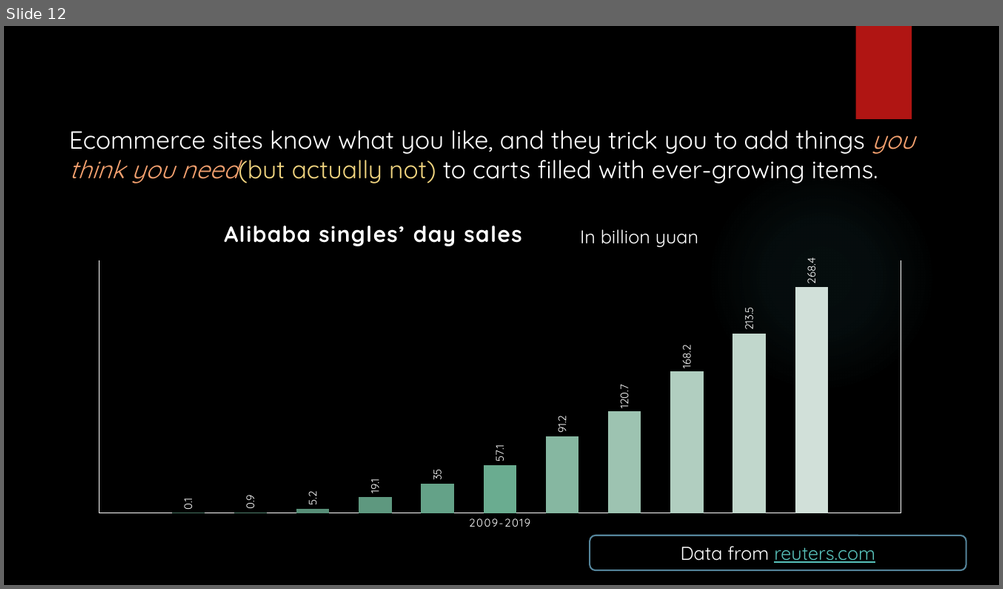
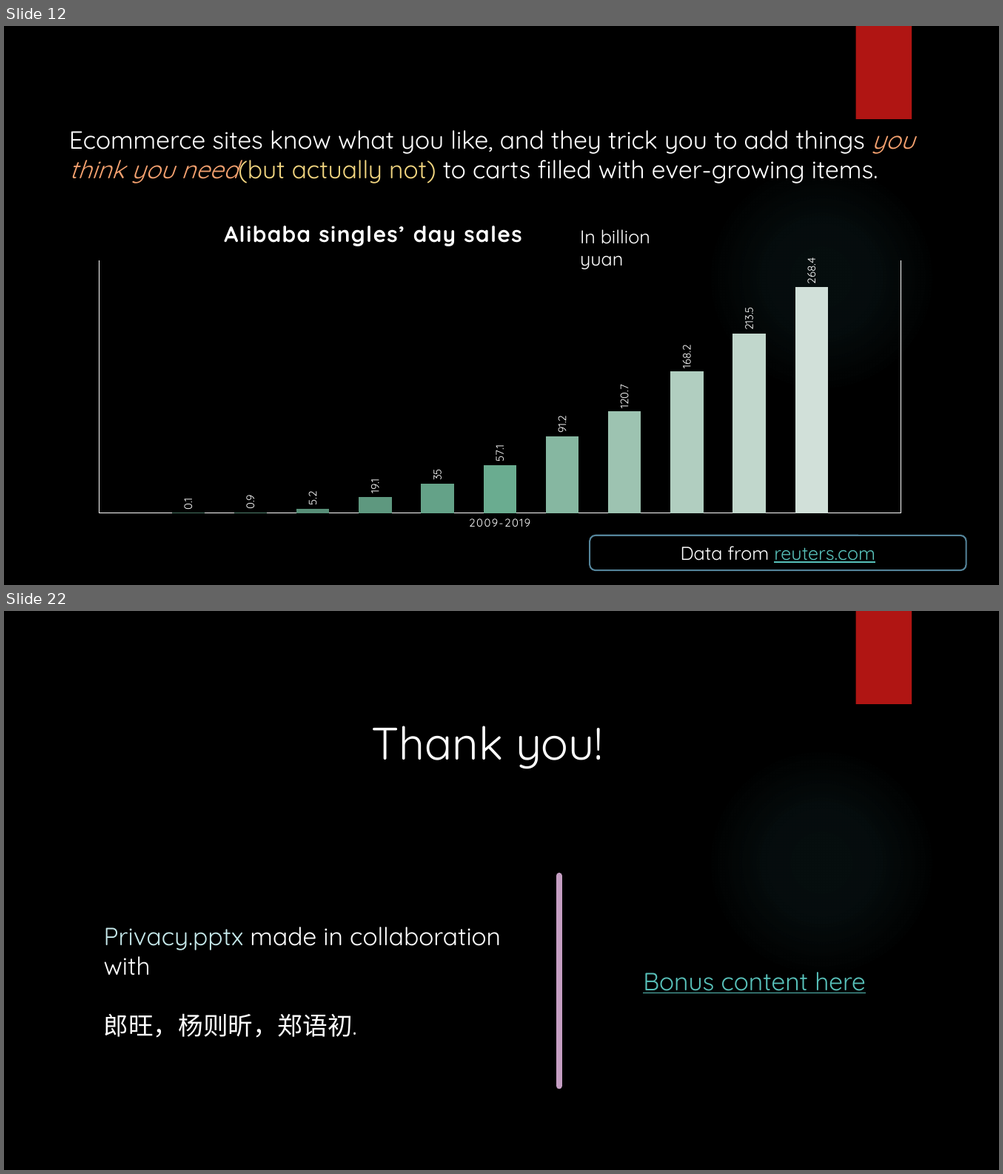
Before and after one commit to Puled/JustRandomFun, a slide deck: Privacy.pptx. Shown one above the other, each under a label of ours: slide 12 before the commit, slides 12 and 22 after it; the slides between them are not shown. The pictures are 1003x589 and 1003x1174 pixels, drawn with LibreOffice and Linux fonts; fonts in the diff are those of the drawing; background and template pictures are left out. Boxes give left, top, right and bottom in pixels: in the first picture for what was removed or moved away, otherwise in the second. Text is boxed around its words. In the diff, an @@ line names an element or a change of style, - is before the commit and + after.

```diff
--- a/Privacy.pptx
+++ b/Privacy.pptx
@@ slide 22 added at [4, 611, 999, 1170], background picture (left out); not listed: 2 template elements that a slide beside it also shows @@
@@ text added at [371, 726, 603, 769], 44 pt, text #FFFFFF @@
+Thank you!
@@ line added from (559, 876) to (559, 1086), #C59EC3 6 pt @@
@@ text added at [104, 927, 501, 1038], 24 pt, text #FFFFFF @@
+Privacy.pptx made in collaboration with
+郎旺，杨则昕，郑语初.
@@ text added at [643, 972, 865, 994], 24 pt, text #58C1BA, underline @@
+Bonus content here
@@ slide 12 changed as well @@
@@ text "In billion yuan" rewrapped from [580, 230, 698, 247] to [580, 230, 650, 269] @@
```
Also in this commit, not shown: 10 other slides changed, 9 other slides added.
